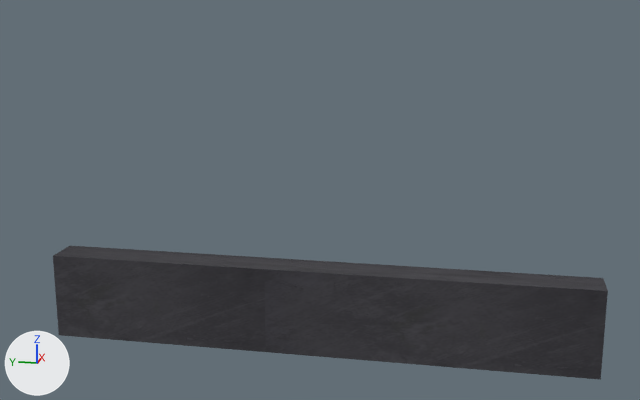
Two versions of the OBJ model ProyectoFinal/ProyectoFinal/Models/Interior/pilar.obj, one commit apart.
Both versions are drawn from a camera (50 mm lens) standing at (-33.22, -9.59, 11.16) and looking at (-7.77, -4.5, 4.8). Every picture has the same lights, and +X, +Y and +Z are marked at lower left. Where no turn or scale is listed for an object, it has been applied to the vertices. Vertices at the same position are counted once.

Before the edit, the objects in view are built like this:
```python
me_pilar = bpy.data.meshes.new('pilar')
me_pilar.from_pydata(...)  # a box spanning x -8.3..-7.2, y -12.9..4.1, z 0.0..2.7
me_pilar.materials.append(mat_lambert4sg)  # picture img_gris_oscuro_png
ob_pilar = bpy.data.objects.new('pilar', me_pilar)
ob_pilar.location = (0.0, 0.0, 0.0)
```
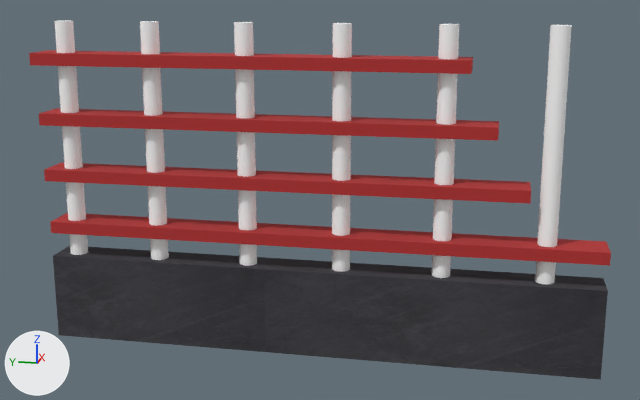
The change, as a diff of the scene's bpy script:
```diff
--- a/ProyectoFinal/ProyectoFinal/Models/Interior/pilar.obj.py
+++ b/ProyectoFinal/ProyectoFinal/Models/Interior/pilar.obj.py
@@ me_pilar @@
-me_pilar.from_pydata(...)  # 8 vertices, 12 faces; spans x -8.3..-7.2, y -12.9..4.1, z 0.0..2.7
+me_pilar.from_pydata(...)  # 292 vertices, 540 faces; spans x -8.3..-7.2, y -12.9..4.3, z 0.0..10.0
+# me_pilar part 1: a new loose piece, a 20-sided cylinder along z spanning x -8.11..-7.55, y -11.47..-10.92, z 2.39..10.02, in mat_lambert18sg (picture img_blanco_png)
+# me_pilar part 2: a new loose piece, a 20-sided cylinder along z spanning x -8.11..-7.55, y -8.46..-7.91, z 2.39..10.02, in mat_lambert19sg (picture img_blanco_png)
+# me_pilar part 3: a new loose piece, a 20-sided cylinder along z spanning x -8.11..-7.55, y -5.44..-4.89, z 2.39..10.02, in mat_lambert20sg (picture img_blanco_png)
+# me_pilar part 4: a new loose piece, a 20-sided cylinder along z spanning x -8.11..-7.55, y 0.38..0.93, z 2.39..10.02, in mat_lambert22sg (picture img_blanco_png)
+# me_pilar part 5: a new loose piece, a 20-sided cylinder along z spanning x -8.11..-7.55, y -2.53..-1.97, z 2.39..10.02, in mat_lambert21sg (picture img_blanco_png)
+# me_pilar part 6: a new loose piece, a 20-sided cylinder along z spanning x -8.11..-7.55, y 3.12..3.67, z 2.39..10.02, in mat_lambert23sg (picture img_blanco_png)
+# me_pilar part 7: a new loose piece, a box spanning x -8.34..-7.19, y -12.9..4.06, z 3.45..3.81, in mat_lambert17sg (picture img_rojo_jpg)
+# me_pilar part 8: a new loose piece, a box spanning x -8.34..-7.19, y -10.64..4.14, z 5.13..5.49, in mat_pasted__lambert17sg (picture img_rojo_jpg)
+# me_pilar part 9: a new loose piece, a box spanning x -8.34..-7.19, y -9.67..4.18, z 6.88..7.25, in mat_pasted__pasted__lambert17sg (picture img_rojo_jpg)
+# me_pilar part 10: a new loose piece, a box spanning x -8.34..-7.19, y -8.85..4.34, z 8.71..9.08, in mat_pasted__pasted__pasted__lambert17sg (picture img_rojo_jpg)
 me_pilar.materials.append(mat_lambert4sg)
+me_pilar.materials.append(mat_lambert18sg)  # picture img_blanco_png
+me_pilar.materials.append(mat_lambert19sg)  # picture img_blanco_png
+me_pilar.materials.append(mat_lambert20sg)  # picture img_blanco_png
+me_pilar.materials.append(mat_lambert22sg)  # picture img_blanco_png
+me_pilar.materials.append(mat_lambert21sg)  # picture img_blanco_png
+me_pilar.materials.append(mat_lambert23sg)  # picture img_blanco_png
+me_pilar.materials.append(mat_lambert17sg)  # picture img_rojo_jpg
+me_pilar.materials.append(mat_pasted__lambert17sg)  # picture img_rojo_jpg
+me_pilar.materials.append(mat_pasted__pasted__lambert17sg)  # picture img_rojo_jpg
+me_pilar.materials.append(mat_pasted__pasted__pasted__lambert17sg)  # picture img_rojo_jpg
```

What differs and where, as boxes (x1, y1, x2, y2) in the pictures (640 x 400 px):
'pilar', reshaped (167% taller)
    before: (53, 246, 608, 380)
    after: (29, 20, 611, 380)
part 1 of me_pilar, added
    after: (535, 25, 572, 285)
part 2 of me_pilar, added
    after: (432, 24, 459, 278)
part 3 of me_pilar, added
    after: (332, 23, 352, 272)
part 4 of me_pilar, added
    after: (140, 21, 169, 260)
part 5 of me_pilar, added
    after: (234, 22, 257, 266)
part 6 of me_pilar, added
    after: (54, 20, 88, 255)
part 7 of me_pilar, added (red)
    after: (50, 213, 611, 266)
part 8 of me_pilar, added (red)
    after: (44, 162, 531, 204)
part 9 of me_pilar, added (red)
    after: (39, 108, 499, 141)
part 10 of me_pilar, added (red)
    after: (29, 50, 473, 74)
